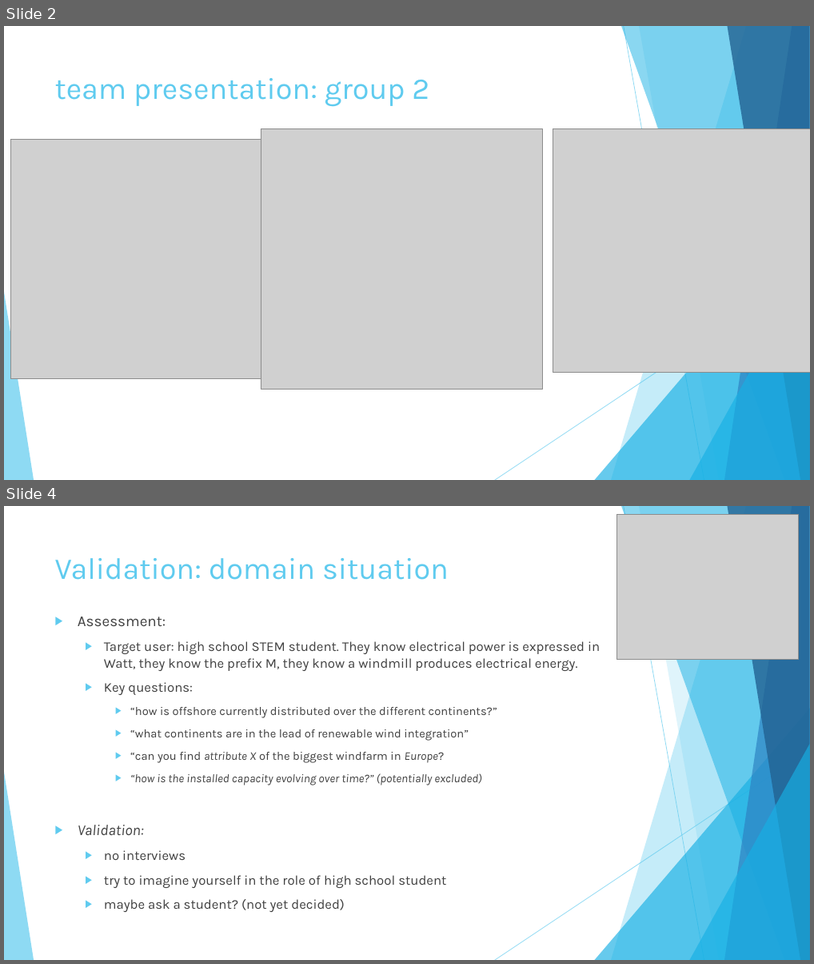
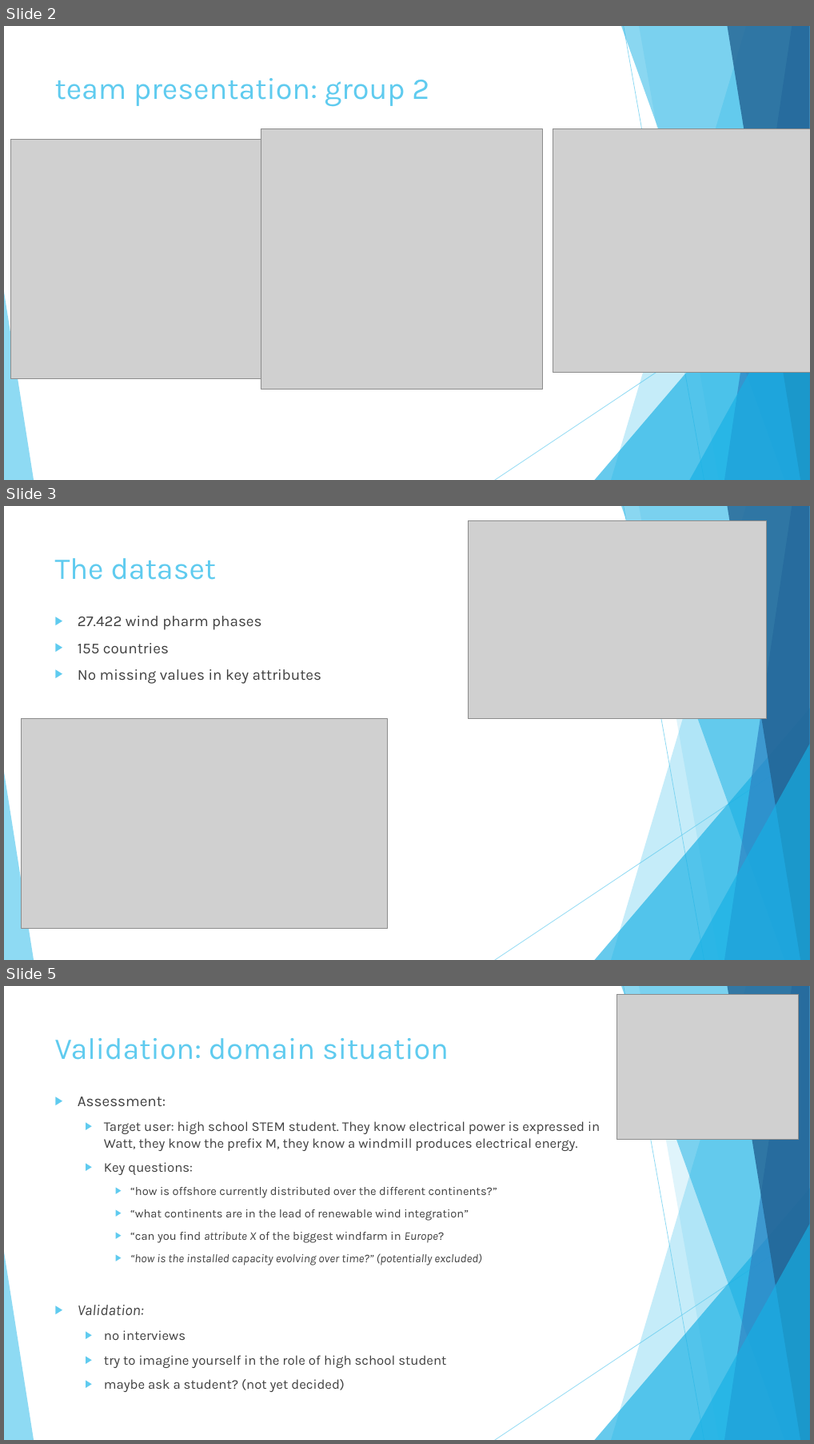
Before and after one commit to jorritvm/infovis, a slide deck: doc/midterm_presentation/group2_midterm_presentation.pptx. Shown one above the other, each under a label of ours: slides 2 and 4 before the commit, slides 2, 3 and 5 after it; the slides between them are not shown. The pictures are 814x964 and 814x1444 pixels, drawn with LibreOffice and Linux fonts; fonts in the diff are those of the drawing; grey boxes stand for pictures. Boxes give left, top, right and bottom in pixels: in the first picture for what was removed or moved away, otherwise in the second. Text is boxed around its words. In the diff, an @@ line names an element or a change of style, - is before the commit and + after.

```diff
--- a/doc/midterm_presentation/group2_midterm_presentation.pptx
+++ b/doc/midterm_presentation/group2_midterm_presentation.pptx
@@ slide 3 added at [4,506,810,960], background #FFFFFF; not listed: 10 template elements that a slide beside it also shows @@
@@ picture added at [469,521,767,719] @@
@@ title added at [55,558,217,580], 36 pt, text #5FCBEF @@
+The dataset
@@ text added at [78,616,322,684], 18 pt, text #404040 @@
+▶ 27.422 wind pharm phases
+▶ 155 countries
+▶ No missing values in key attributes
@@ picture added at [22,718,388,928] @@
@@ what was slide 4 is now slide 5 @@
```
Also in this commit, not shown: 1 other slide added, 1 slide removed.
